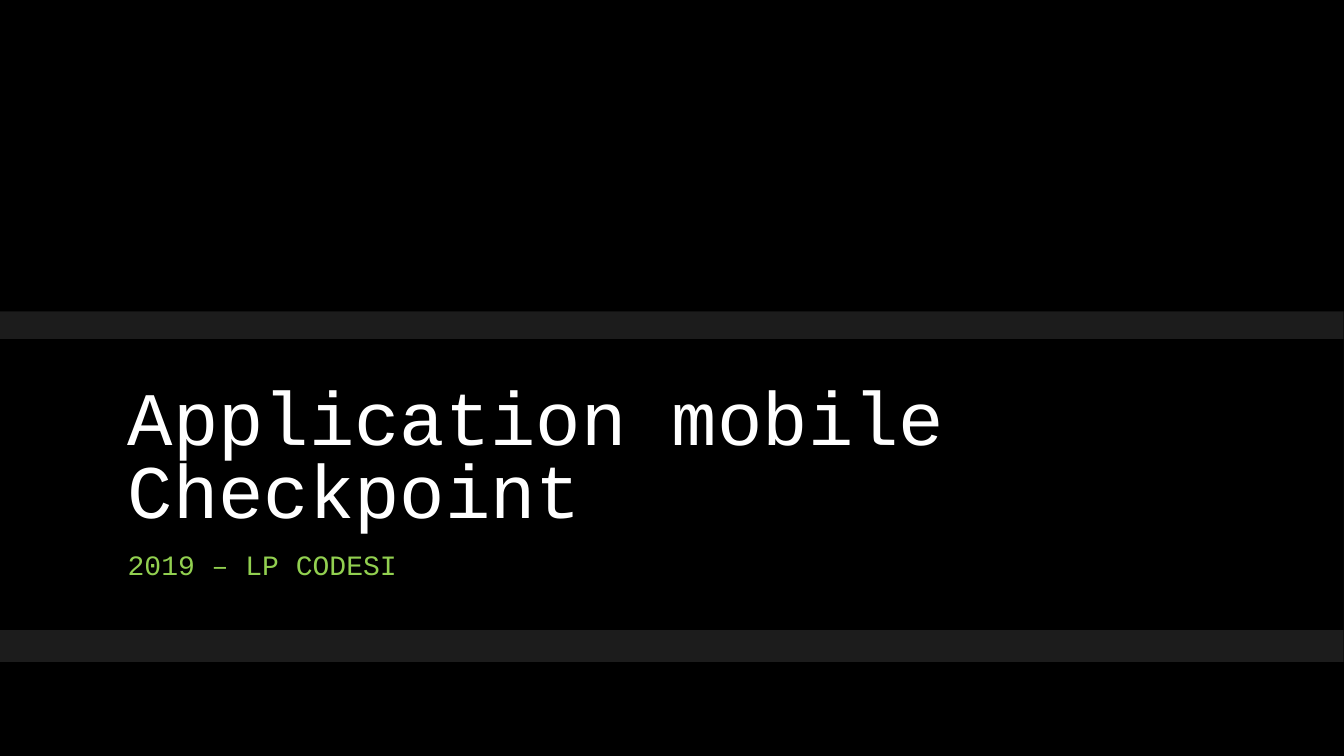
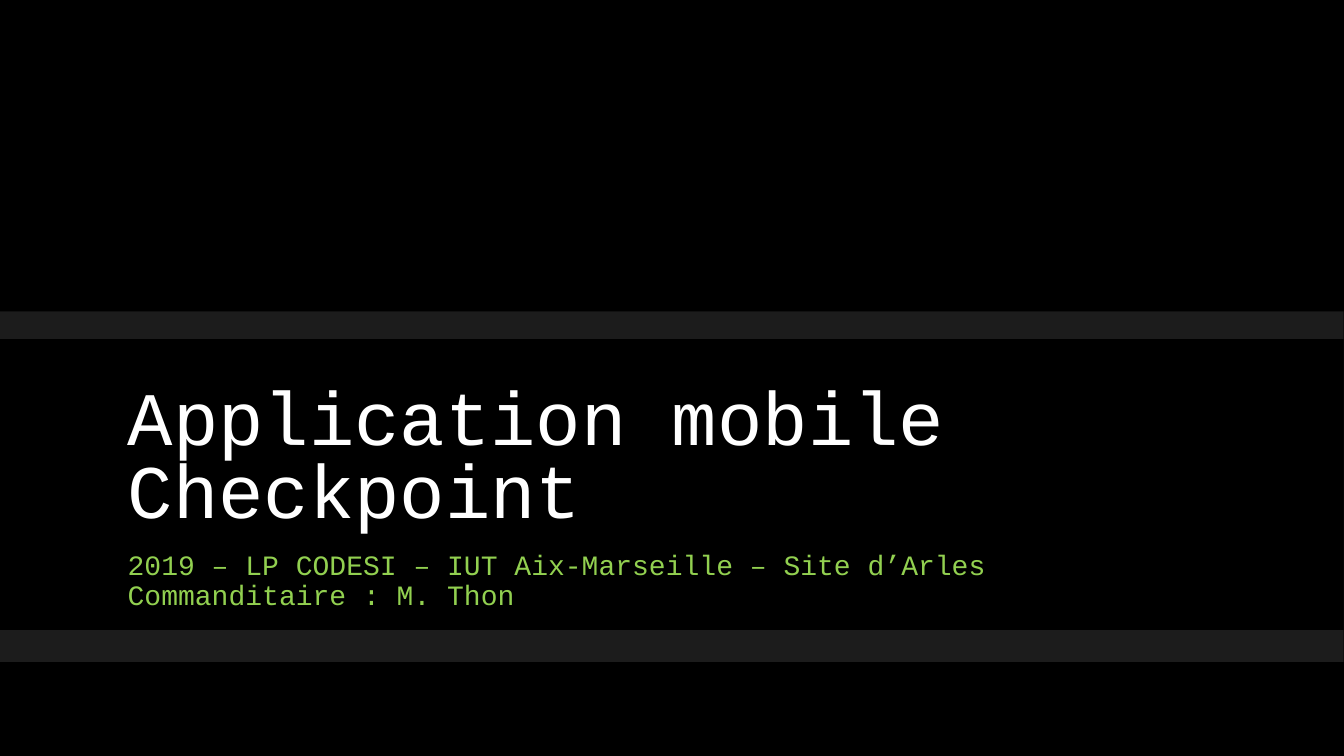
Before and after one commit to hacyrakcorp/checkpoint, a slide deck: slide 1 of présentation/oral.pptx. Drawn at 1344x756 pixels with LibreOffice and Linux fonts; fonts in the diff are those of the drawing; background and template pictures are left out. Boxes give left, top, right and bottom in pixels: in the first picture for what was removed or moved away, otherwise in the second. Text is boxed around its words. In the diff, an @@ line names an element or a change of style, - is before the commit and + after.

```diff
--- a/présentation/oral.pptx
+++ b/présentation/oral.pptx
@@ subtitle at [128, 555, 986, 606]: text changed @@
-2019 – LP CODESI
+2019 – LP CODESI – IUT Aix-Marseille – Site d’Arles
+Commanditaire : M. Thon
```
Also in this commit, not shown: 12 other slides changed.
